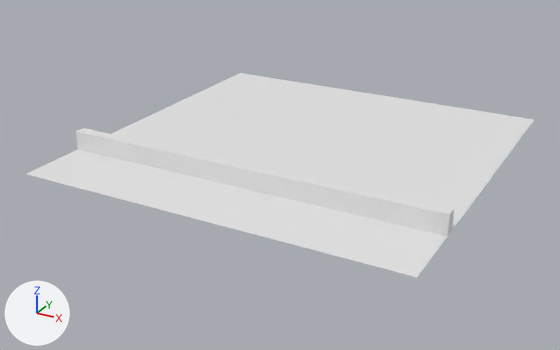
The Blender file resources/range.blend as it was, and as the next commit left it.
The view is the same before and after, from a 50 mm lens placed at (17.6, -34.4, 15.2), pointed at (-0.6, -1.4, -1.4). Lighting does not change. The marker at lower left points along +X, +Y and +Z.

In view in the first picture: 'Cube', 'ground'.
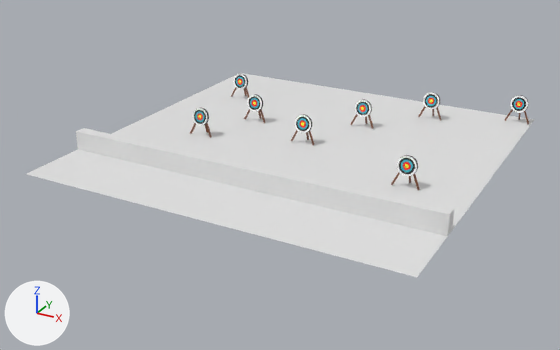
Where the change shows, as pixel boxes [x1, y1, x2, y2] in the pictures (560 x 350 px):
```json
{"object": "Target.007", "change": "added", "after": [391, 155, 420, 190], "faces in mat_target (picture img_80_cm_archery_target)": [397, 156, 417, 176]}
{"object": "Target", "change": "added", "after": [291, 114, 315, 145], "faces in mat_target (picture img_80_cm_archery_target)": [295, 115, 311, 133]}
{"object": "Target.006", "change": "added", "after": [505, 95, 529, 124], "faces in mat_target (picture img_80_cm_archery_target)": [510, 96, 528, 113]}
{"object": "Target.003", "change": "added", "after": [190, 107, 212, 138], "faces in mat_target (picture img_80_cm_archery_target)": [192, 108, 207, 126]}
{"object": "Target.004", "change": "added", "after": [350, 99, 374, 129], "faces in mat_target (picture img_80_cm_archery_target)": [355, 100, 371, 117]}
{"object": "Target.005", "change": "added", "after": [418, 92, 441, 121], "faces in mat_target (picture img_80_cm_archery_target)": [423, 92, 439, 109]}
{"object": "Target.002", "change": "added", "after": [244, 94, 266, 123], "faces in mat_target (picture img_80_cm_archery_target)": [247, 95, 262, 112]}
{"object": "Target.001", "change": "added", "after": [231, 74, 249, 98], "faces in mat_target (picture img_80_cm_archery_target)": [233, 74, 247, 90]}
```

The change, as JSON lines over the scene's bpy script:
```json
{"op": "add", "block": "img_80_cm_archery_target", "code": ["img_80_cm_archery_target = load_image('80_cm_archery_target', '_unpacked/80_cm_archery_target.png', 2835, 2835, 'sRGB')"]}
{"op": "add", "block": "mat_black", "code": ["mat_black = principled_material('Black')", "mat_black.base_color = (0.0, 0.0, 0.0)  # black #000000"]}
{"op": "add", "block": "mat_woodlegs", "code": ["mat_woodlegs = principled_material('WoodLegs')", "mat_woodlegs.base_color = (0.184, 0.0601, 0.0216)  # brown #774528"]}
{"op": "add", "block": "mat_target", "code": ["mat_target = principled_material('Target')", "mat_target.texture = img_80_cm_archery_target"]}
{"op": "add", "block": "me_cube_009", "code": ["me_cube_009 = bpy.data.meshes.new('Cube.009')", "me_cube_009.from_pydata(...)  # 864 vertices, 560 faces; spans x -1.75..1.75, y -1.54..0.45, z -2.67..1.32", "# faces by material slot: [36, 394, 130]", "me_cube_009.materials.append(mat_woodlegs)  # brown #774528", "me_cube_009.materials.append(mat_black)  # black #000000", "me_cube_009.materials.append(mat_target)  # picture img_80_cm_archery_target"]}
{"op": "add", "block": "ob_target_007", "code": ["ob_target_007 = bpy.data.objects.new('Target.007', me_cube_009)", "ob_target_007.location = (6.81, -2.61, 1.1)", "ob_target_007.rotation_euler = (0.0, 0.0, 3.142)  # degrees (0, 0, 180)", "ob_target_007.scale = (0.4, 0.4, 0.4)"]}
{"op": "add", "block": "ob_target_006", "code": ["ob_target_006 = bpy.data.objects.new('Target.006', me_cube_009)", "ob_target_006.location = (9.23, 8.97, 1.1)", "ob_target_006.rotation_euler = (0.0, 0.0, 3.142)  # degrees (0, 0, 180)", "ob_target_006.scale = (0.4, 0.4, 0.4)"]}
{"op": "add", "block": "ob_target_005", "code": ["ob_target_005 = bpy.data.objects.new('Target.005', me_cube_009)", "ob_target_005.location = (4.68, 7.13, 1.1)", "ob_target_005.rotation_euler = (0.0, 0.0, 3.142)  # degrees (0, 0, 180)", "ob_target_005.scale = (0.4, 0.4, 0.4)"]}
{"op": "add", "block": "ob_target_004", "code": ["ob_target_004 = bpy.data.objects.new('Target.004', me_cube_009)", "ob_target_004.location = (1.77, 4.0, 1.1)", "ob_target_004.rotation_euler = (0.0, 0.0, 3.142)  # degrees (0, 0, 180)", "ob_target_004.scale = (0.4, 0.4, 0.4)"]}
{"op": "add", "block": "ob_target_003", "code": ["ob_target_003 = bpy.data.objects.new('Target.003', me_cube_009)", "ob_target_003.location = (-5.4, -1.54, 1.1)", "ob_target_003.rotation_euler = (0.0, 0.0, 3.142)  # degrees (0, 0, 180)", "ob_target_003.scale = (0.4, 0.4, 0.4)"]}
{"op": "add", "block": "ob_target_002", "code": ["ob_target_002 = bpy.data.objects.new('Target.002', me_cube_009)", "ob_target_002.location = (-4.0, 1.89, 1.1)", "ob_target_002.rotation_euler = (0.0, 0.0, 3.142)  # degrees (0, 0, 180)", "ob_target_002.scale = (0.4, 0.4, 0.4)"]}
{"op": "add", "block": "ob_target_001", "code": ["ob_target_001 = bpy.data.objects.new('Target.001', me_cube_009)", "ob_target_001.location = (-6.92, 5.09, 1.1)", "ob_target_001.rotation_euler = (0.0, 0.0, 3.142)  # degrees (0, 0, 180)", "ob_target_001.scale = (0.4, 0.4, 0.4)"]}
{"op": "add", "block": "ob_target", "code": ["ob_target = bpy.data.objects.new('Target', me_cube_009)", "ob_target.location = (0.0, 0.13, 1.1)", "ob_target.rotation_euler = (0.0, 0.0, 3.142)  # degrees (0, 0, 180)", "ob_target.scale = (0.4, 0.4, 0.4)"]}
```
